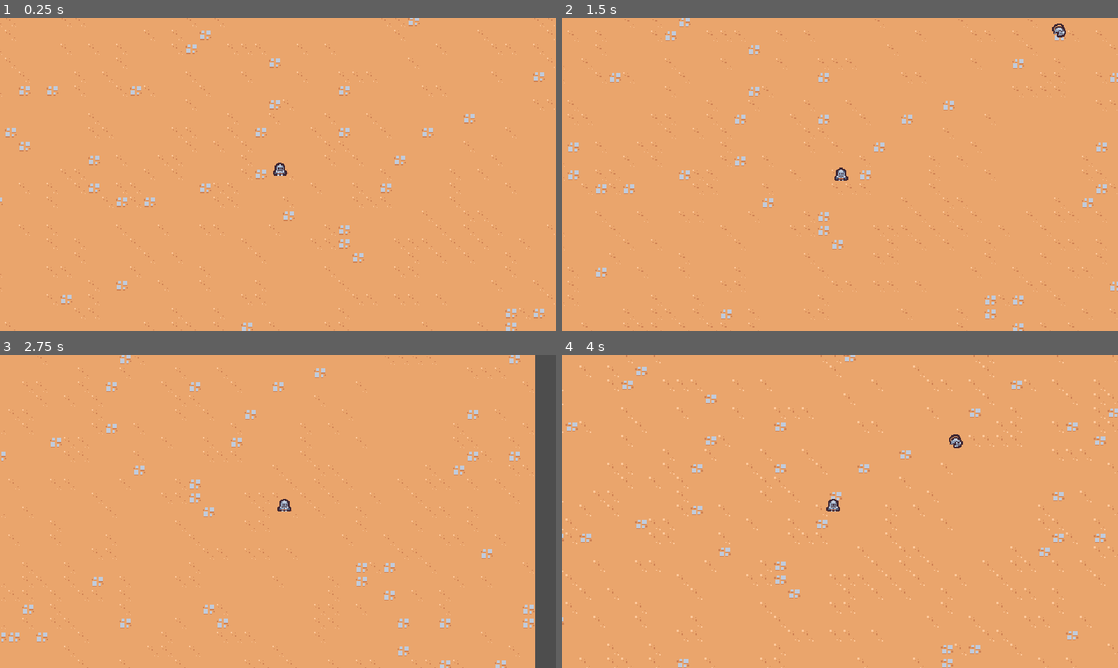
Above: before the commit, frames 1-4 (two rows, left to right).
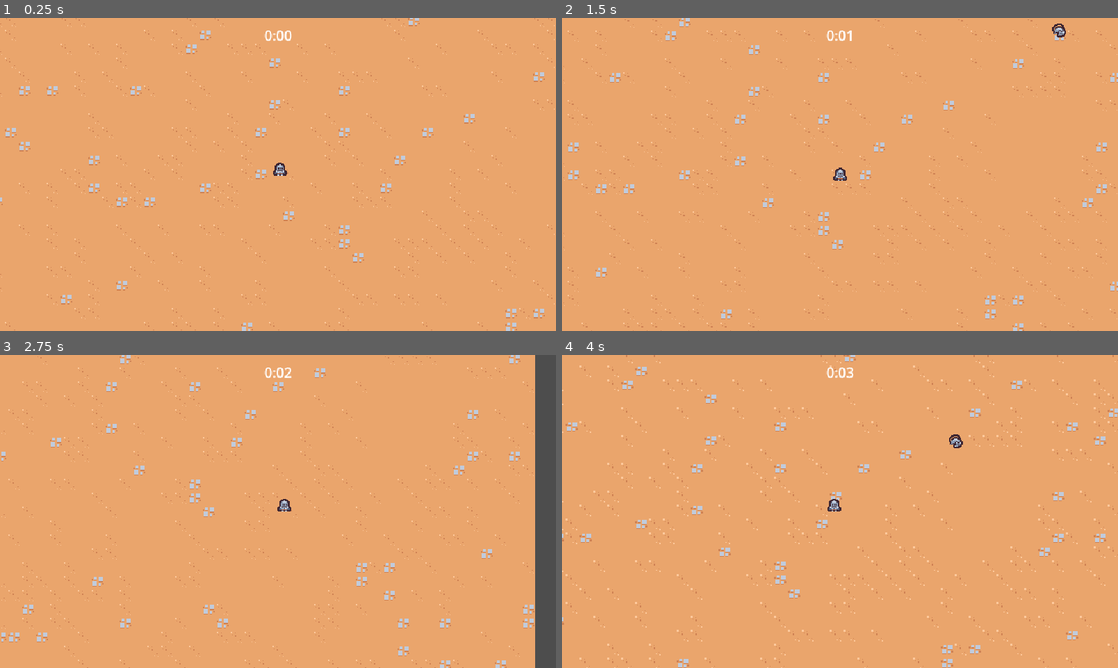
Above: after the commit, the same moments.

Repository: KartikWatts/games
Game: Godot game, scene res://scenes/main/main.tscn
The game is run twice, just before and just after one commit, with the same random seed, the same clock (stepped at 60 frames per second) and the same inputs.
Inputs:
- Up to frame 1 (0.25 s): no input
- Up to frame 2 (1.5 s): hold Right (move_right) 0.53-1.28 s; hold Down (move_down) from 1.28 s (still down)
- Up to frame 3 (2.75 s): release Down (move_down) at 2.03 s; hold Right (move_right) from 2.03 s (still down)
- Up to frame 4 (4 s): release Right (move_right) at 2.78 s; hold Up (move_up) 2.78-3.53 s; hold Left (move_left) from 3.53 s (still down)

The runs differ from the first frame. In frame 1, less than 0.1% of the frame differs, in the area x 47-53%, y 4-8%; in frame 2, 0.1%; in frame 3, less than 0.1%; in frame 4, 0.1%, in the area x 47-53%, y 4-50%.

Commit message:
implement game timer with UI

Diff:
--- a/2d-survivors-course/project.godot
+++ b/2d-survivors-course/project.godot
@@ -60,4 +60,3 @@
 [rendering]
 
 textures/canvas_textures/default_texture_filter=0
-2d/snap/snap_2d_transforms_to_pixel=true
--- a/2d-survivors-course/scenes/main/main.tscn
+++ b/2d-survivors-course/scenes/main/main.tscn
@@ -1,11 +1,18 @@
-[gd_scene load_steps=5 format=3 uid="uid://cnfotfwbqn61p"]
+[gd_scene load_steps=7 format=3 uid="uid://cnfotfwbqn61p"]
 
 [ext_resource type="TileSet" uid="uid://wiluhbm2cyyi" path="res://resources/tileset.tres" id="1_3sopq"]
 [ext_resource type="PackedScene" uid="uid://c2o7ggmbuyq3b" path="res://scenes/player/player.tscn" id="1_6q4rs"]
 [ext_resource type="PackedScene" uid="uid://dyy6q3goih542" path="res://scenes/manager/enemy_manager.tscn" id="1_6r7lf"]
 [ext_resource type="PackedScene" uid="uid://b4io2an6ige4s" path="res://scenes/game_camera/game_camera.tscn" id="1_lddax"]
+[ext_resource type="PackedScene" uid="uid://c07mahaevgbud" path="res://scenes/ui/arena_time_ui.tscn" id="1_ni4o4"]
+[ext_resource type="PackedScene" uid="uid://c4jyynk4gcgoj" path="res://scenes/manager/arena_time_manager.tscn" id="2_owxx1"]
 
 [node name="Main" type="Node"]
+
+[node name="ArenaTimeUI" parent="." node_paths=PackedStringArray("arena_time_manager") instance=ExtResource("1_ni4o4")]
+arena_time_manager = NodePath("../ArenaTimeManager")
+
+[node name="ArenaTimeManager" parent="." instance=ExtResource("2_owxx1")]
 
 [node name="EnemyManager" parent="." instance=ExtResource("1_6r7lf")]
 
--- /dev/null
+++ b/2d-survivors-course/scenes/manager/arena_time_manager.gd
@@ -0,0 +1,7 @@
+extends Node
+
+@onready var timer = $Timer
+
+
+func get_time_elapsed():
+	return timer.wait_time - timer.time_left
--- /dev/null
+++ b/2d-survivors-course/scenes/manager/arena_time_manager.tscn
@@ -0,0 +1,11 @@
+[gd_scene load_steps=2 format=3 uid="uid://c4jyynk4gcgoj"]
+
+[ext_resource type="Script" path="res://scenes/manager/arena_time_manager.gd" id="1_ly47s"]
+
+[node name="ArenaTimeManager" type="Node"]
+script = ExtResource("1_ly47s")
+
+[node name="Timer" type="Timer" parent="."]
+wait_time = 60.0
+one_shot = true
+autostart = true
--- /dev/null
+++ b/2d-survivors-course/scenes/ui/arena_time_ui.gd
@@ -0,0 +1,17 @@
+extends CanvasLayer
+
+@export var arena_time_manager: Node
+@onready var label = %Label
+
+func _process(delta):
+	if arena_time_manager == null:
+		return
+
+	var time_elapsed = arena_time_manager.get_time_elapsed()
+	label.text = format_seconds_to_string(time_elapsed)
+
+
+func format_seconds_to_string(seconds: float):
+	var minutes = floor(seconds/60)
+	var remaining_seconds = seconds - (minutes * 60)
+	return str(minutes) + ":" + ("%02d" % floor(remaining_seconds))
--- /dev/null
+++ b/2d-survivors-course/scenes/ui/arena_time_ui.tscn
@@ -0,0 +1,22 @@
+[gd_scene load_steps=2 format=3 uid="uid://c07mahaevgbud"]
+
+[ext_resource type="Script" path="res://scenes/ui/arena_time_ui.gd" id="1_snofv"]
+
+[node name="ArenaTimeUI" type="CanvasLayer"]
+script = ExtResource("1_snofv")
+
+[node name="MarginContainer" type="MarginContainer" parent="."]
+anchors_preset = 15
+anchor_right = 1.0
+anchor_bottom = 1.0
+grow_horizontal = 2
+grow_vertical = 2
+mouse_filter = 2
+theme_override_constants/margin_top = 8
+
+[node name="Label" type="Label" parent="MarginContainer"]
+unique_name_in_owner = true
+layout_mode = 2
+size_flags_horizontal = 4
+size_flags_vertical = 0
+text = "test"
